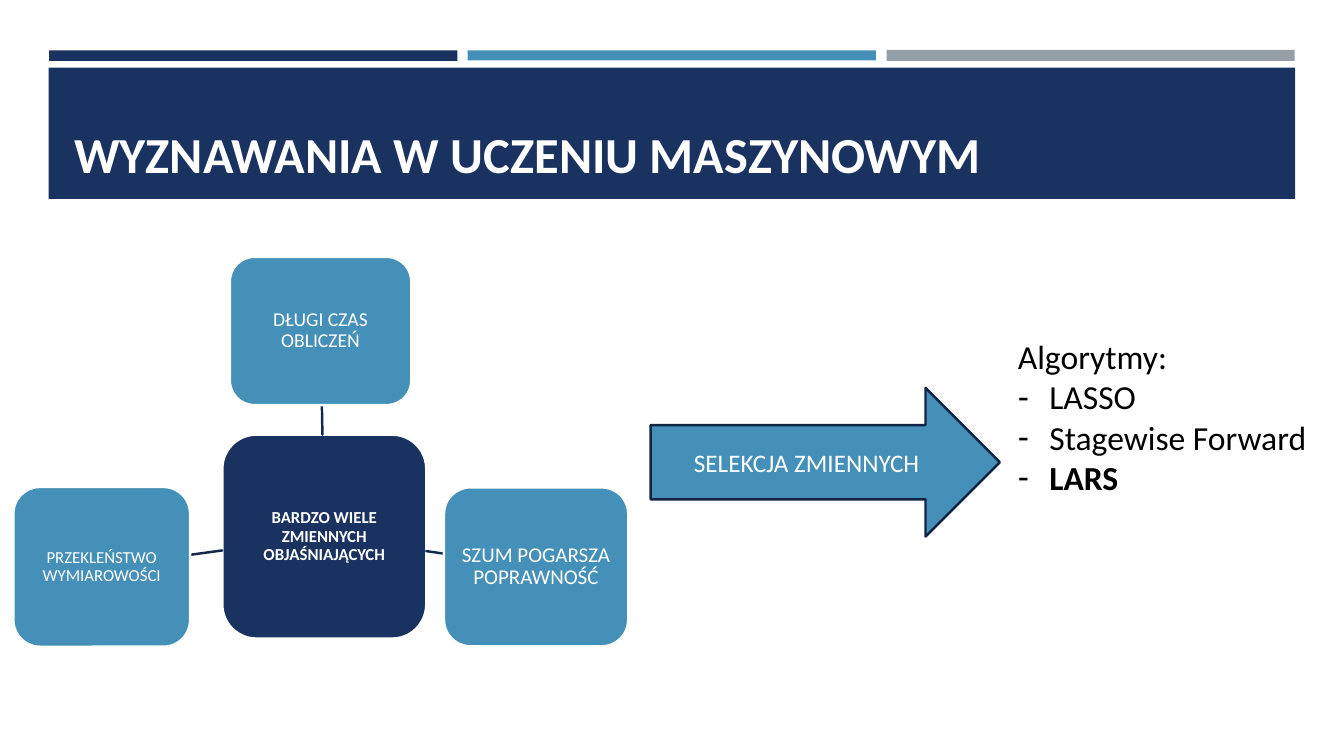
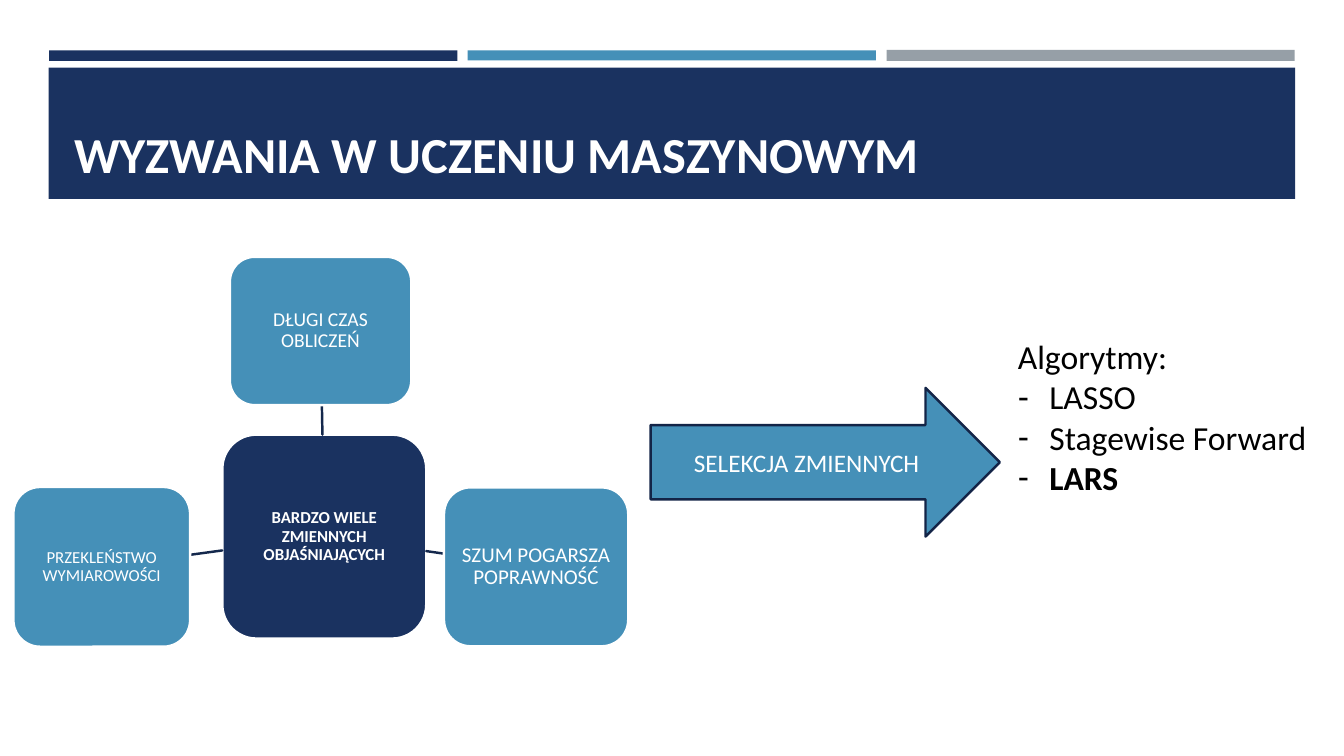
Before and after one commit to piotrekjanus/optymalizacja, a slide deck: slide 4 of prezentacja.pptx. Drawn at 1344x756 pixels with LibreOffice and Linux fonts; fonts in the diff are those of the drawing. Boxes give left, top, right and bottom in pixels: in the first picture for what was removed or moved away, otherwise in the second. Text is boxed around its words. In the diff, an @@ line names an element or a change of style, - is before the commit and + after.

```diff
--- a/prezentacja.pptx
+++ b/prezentacja.pptx
@@ title at [74,140,919,174]: text changed @@
-WYZNAWANIA W UCZENIU MASZYNOWYM
+WYZWANIA W UCZENIU MASZYNOWYM
```
Also in this commit, not shown: 1 slide added.
